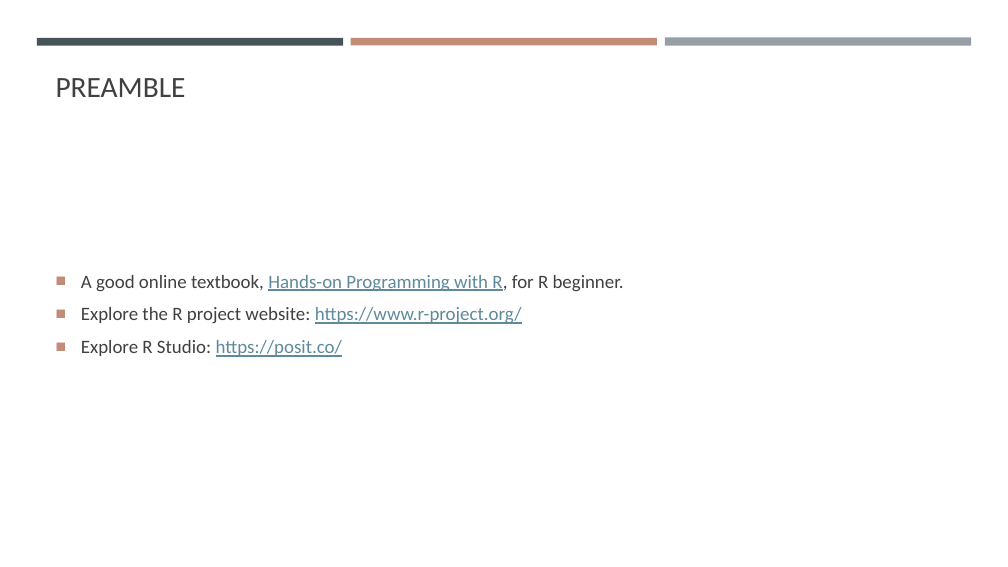
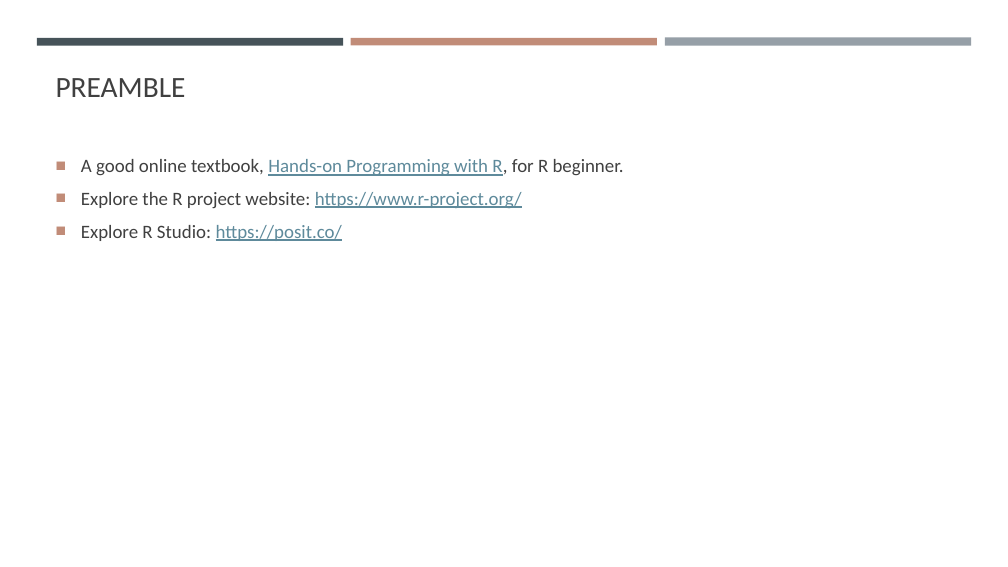
Before and after one commit to gisynw/geog-247, a slide deck: slide 2 of docs/Lectures/Week01/Week01_Intro.pptx. Drawn at 1008x567 pixels with LibreOffice and Linux fonts; fonts in the diff are those of the drawing. Boxes give left, top, right and bottom in pixels: in the first picture for what was removed or moved away, otherwise in the second. Text is boxed around its words. In the diff, an @@ line names an element or a change of style, - is before the commit and + after.

```diff
--- a/docs/Lectures/Week01/Week01_Intro.pptx
+++ b/docs/Lectures/Week01/Week01_Intro.pptx
@@ text "A good online textbook, Hands-on ...": place and size @@
-text "A good online textbook, Hands-on ..." at box(81, 275, 624, 357)
+text "A good online textbook, Hands-on ..." at box(81, 159, 624, 241)
```
Also in this commit, not shown: 5 other slides changed, 2 slides added, 1 slide removed, 12 other files.
